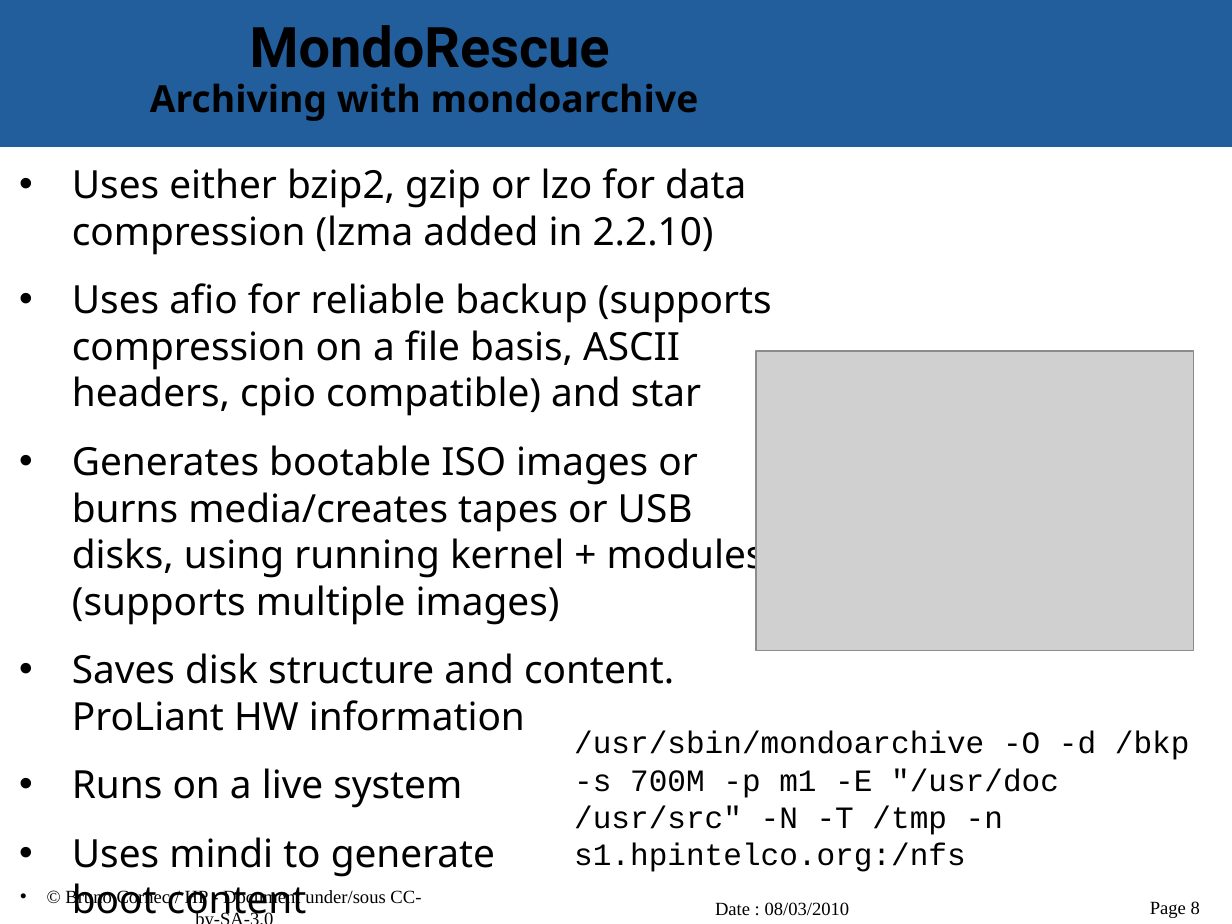
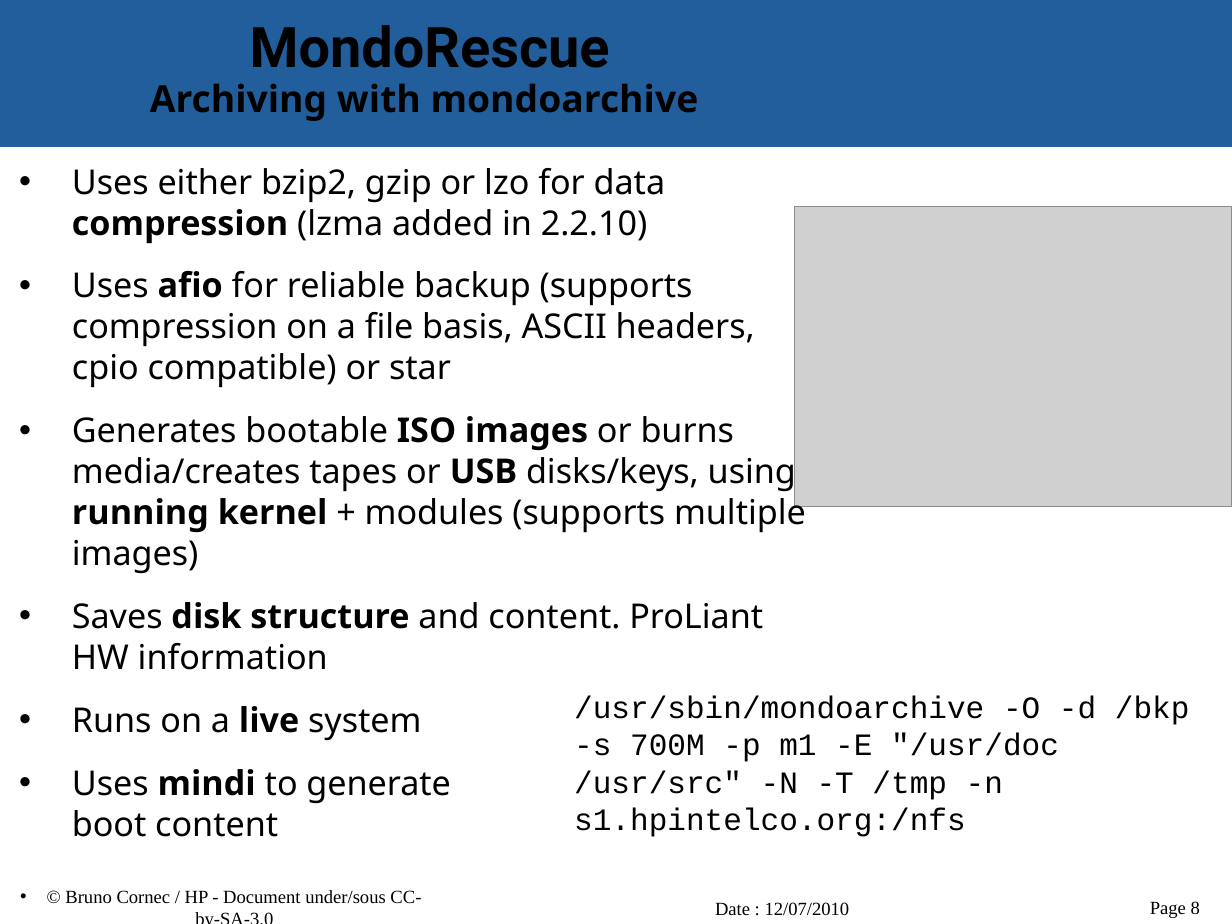
Before and after one commit to vir/mondo-rescue, a slide deck: slide 8 of mondo-doc/mondo-presentation.odp. Drawn at 1232x924 pixels with LibreOffice and Linux fonts; fonts in the diff are those of the drawing; grey boxes stand for pictures; background and template pictures are left out. Boxes give left, top, right and bottom in pixels: in the first picture for what was removed or moved away, otherwise in the second. Text is boxed around its words. In the diff, an @@ line names an element or a change of style, - is before the commit and + after.

```diff
--- a/mondo-doc/mondo-presentation.odp
+++ b/mondo-doc/mondo-presentation.odp
@@ text at (72,168,763,837): size 25 to 22 pt in "Uses either bzip2, gzip or lzo for ...", "Saves disk structure and content. ProLiant HW ...", "Runs on a live system", "Uses mindi to generate" and 1 more places; bold on in "compression", "disk structure", "live", "mindi" @@
@@ picture: place and size @@
-picture at (757,351,1194,651)
+picture at (795,207,1232,506)
@@ text at (72,271,806,574): text changed; size 25 to 22 pt @@
-• Uses afio for reliable backup (supports compression on a file basis, ASCII headers, cpio compatible) and star
-• Generates bootable ISO images or burns media/creates tapes or USB disks, using running kernel + modules (supports multiple images)
+• Uses afio for reliable backup (supports compression on a file basis, ASCII headers, cpio compatible) or star
+• Generates bootable ISO images or burns media/creates tapes or USB disks/keys, using running kernel + modules (supports multiple images)
@@ text "/usr/sbin/mondoarchive -O -d /bkp -s ...": place and size @@
-text "/usr/sbin/mondoarchive -O -d /bkp -s ..." at (574,731,1190,872)
+text "/usr/sbin/mondoarchive -O -d /bkp -s ..." at (574,696,1190,837)
@@ text at (715,902,850,916): text changed @@
-Date : 08/03/2010
+Date : 12/07/2010
```
Also in this commit, not shown: 24 other slides changed.
